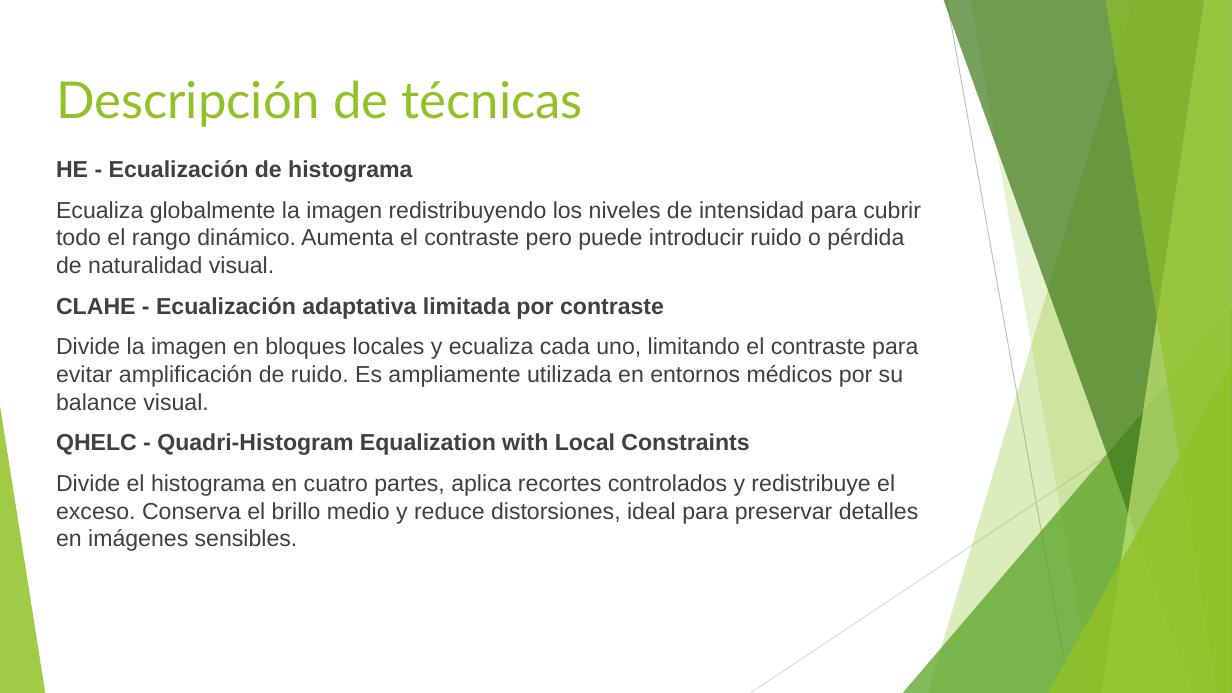
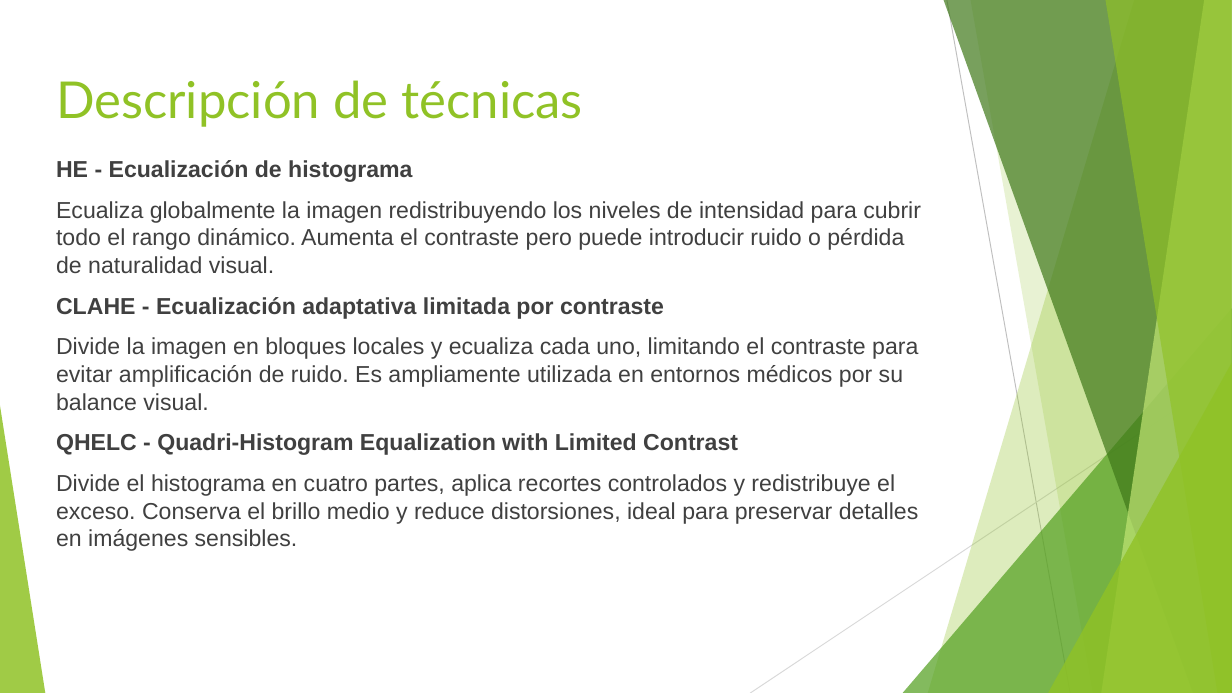
Before and after one commit to Gaussdrigo/pdi2025, a slide deck: slide 4 of Presentacion.pptx (slide 3 before the commit). Drawn at 1232x693 pixels with LibreOffice and Linux fonts; fonts in the diff are those of the drawing. Boxes give left, top, right and bottom in pixels: in the first picture for what was removed or moved away, otherwise in the second. Text is boxed around its words. In the diff, an @@ line names an element or a change of style, - is before the commit and + after.

```diff
--- a/Presentacion.pptx
+++ b/Presentacion.pptx
@@ text at box(56, 433, 738, 455): text changed @@
-QHELC - Quadri-Histogram Equalization with Local Constraints
+QHELC - Quadri-Histogram Equalization with Limited Contrast
```
Also in this commit, not shown: 2 other slides changed, 6 slides added, 8 slides removed.
